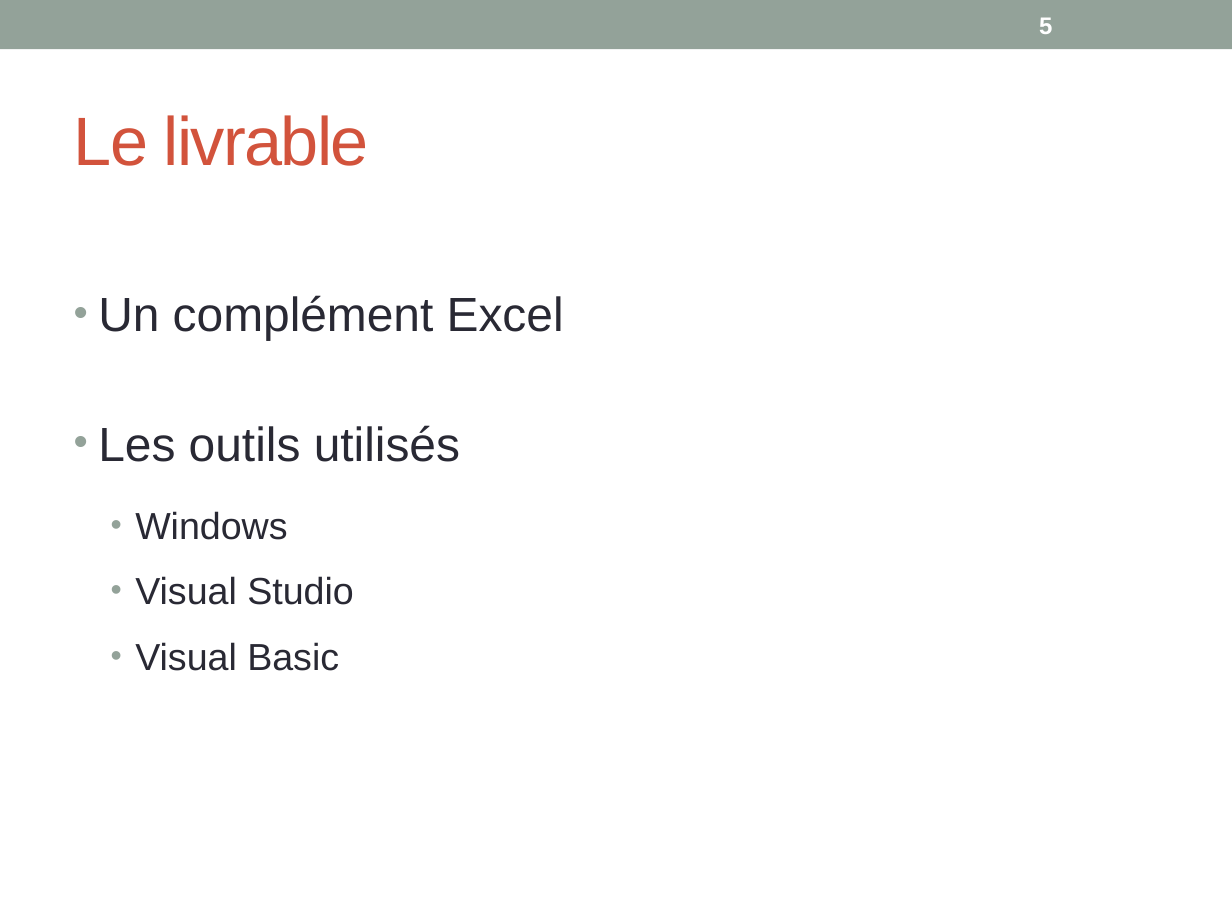
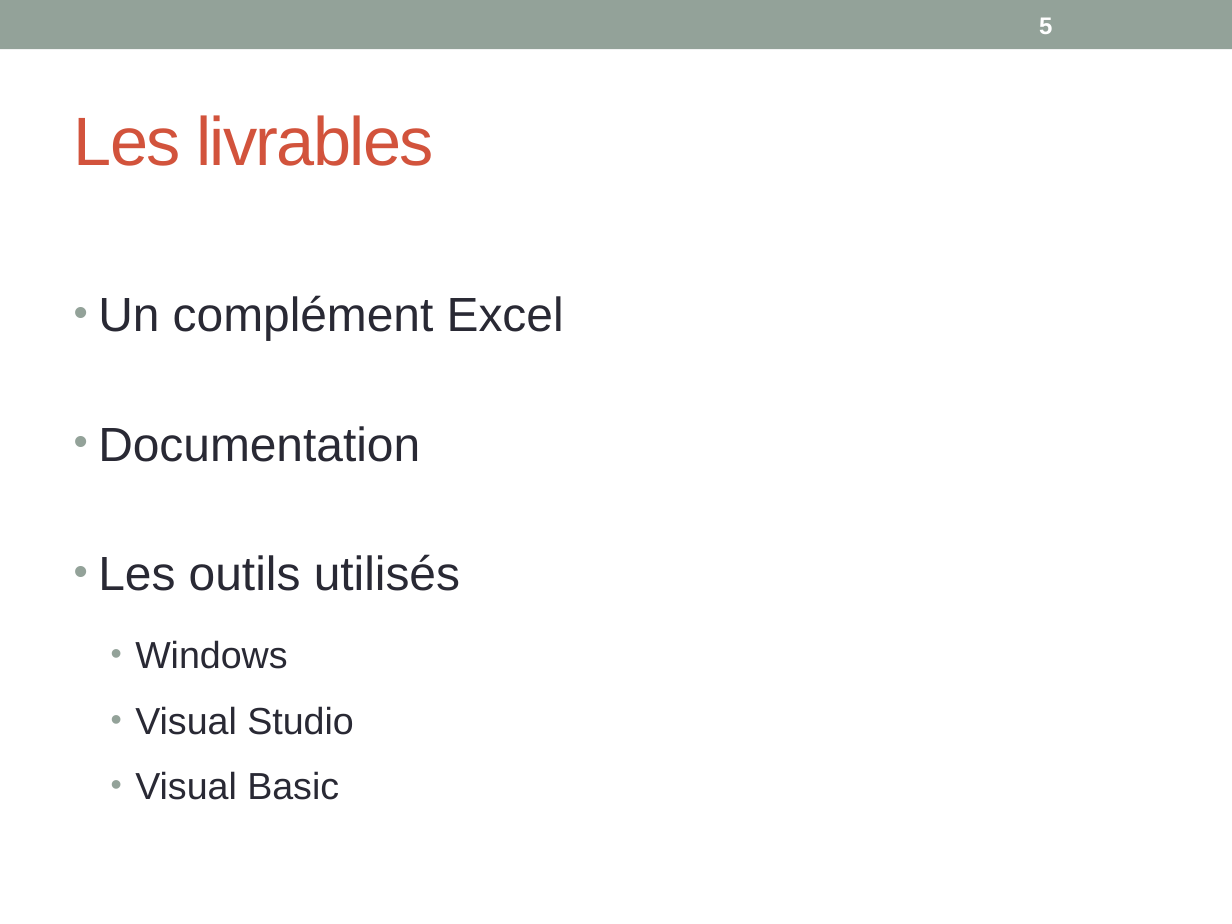
Before and after one commit to margotj38/Projet_de_spe, a slide deck: slide 5 of Sheme.pptx. Drawn at 1232x924 pixels with LibreOffice and Linux fonts; fonts in the diff are those of the drawing. Boxes give left, top, right and bottom in pixels: in the first picture for what was removed or moved away, otherwise in the second. Text is boxed around its words. In the diff, an @@ line names an element or a change of style, - is before the commit and + after.

Commit message:
présentation sheme finale

```diff
--- a/Sheme.pptx
+++ b/Sheme.pptx
@@ title at <box>74,115,433,166</box>: text changed @@
-Le livrable
+Les livrables
@@ text at <box>98,426,420,462</box>: paragraph added @@
+• Documentation
```
